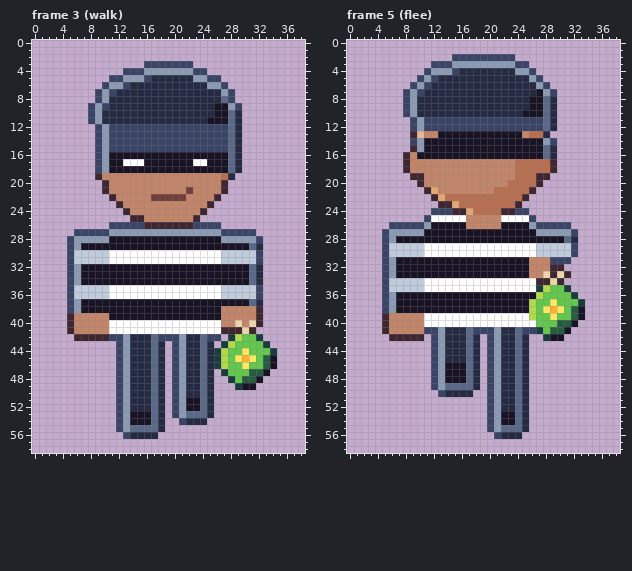
Edited in one commit: pixel-art file (art/depths/thief@81.aseprite). Above: the version before the commit.
39x59 pixels, 8 frames. Shown: frame 3 (walk), frame 5 (flee). The commit also changed other frames, which this record leaves out.
New version:
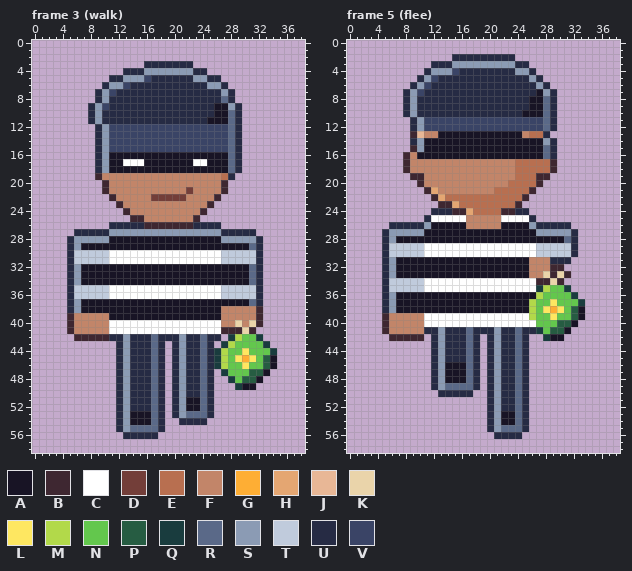
Palette (. is transparent): A #181425  B #3e2731  C #ffffff  D #733e39  E #b86f50  F #c28569  G #feae34  H #e4a672  J #e8b796  K #ead4aa  L #fee761  M #b2d94a  N #63c74d  P #265c42  Q #193c3e  R #5a6988  S #8b9bb4  T #c0cbdc  U #262b44  V #3a4466
Diff:
Frame 3 (walk):
y 3: x 16..22 VVVVVVV -> UUUUUUU
y 4: x 13..15 VVV -> UUU; x 23..24 VV -> UU
y 5: x 11..12 VV -> UU; x 25..26 VV -> UU
y 6: x 10 V -> U; x 27 V -> U
y 7..8: x 9 V -> U; x 28 V -> U
y 9: x 8 V -> U; x 29 V -> U
y 10..11: x 8 V -> U
y 12..18: x 9 V -> U
y 26: x 11..15 VVVVV -> UUUUU; x 23..26 VVVV -> UUUU
y 27: x 6..10 VVVVV -> UUUUU; x 27..31 VVVVV -> UUUUU
y 28: x 5 V -> U; x 32 V -> U
y 29: x 5 V -> U
y 30..31: x 5 V -> U; x 32 V -> U
y 32..34: x 5 V -> U
y 35..36: x 5 V -> U; x 32 V -> U
y 37..38: x 5 V -> U
y 42: x 11..12 VV -> UU; x 18..20 VVV -> UUU; x 25..26 VV -> UU
y 43..53: x 12 V -> U; x 20 V -> U
y 54: x 12 V -> U; x 21 V -> U
y 55: x 12 V -> U
y 56: x 13 V -> U
Frame 5 (flee):
y 2: x 15..23 VVVVVVVVV -> UUUUUUUUU
y 3: x 12..14 VVV -> UUU; x 24..25 VV -> UU
y 4: x 11 V -> U; x 26 V -> U
y 5: x 10 V -> U; x 27 V -> U
y 6: x 9 V -> U; x 28 V -> U
y 7: x 8 V -> U; x 29 V -> U
y 8..10: x 8 V -> U
y 11..12: x 9 V -> U
y 14: x 9 V -> U; x 29 V -> U
y 24: x 12..14 VVV -> UUU; x 24..25 VV -> UU
y 25: x 11 V -> U; x 26 V -> U
y 26: x 6..10 VVVVV -> UUUUU; x 27..31 VVVVV -> UUUUU
y 27: x 5 V -> U; x 32 V -> U
y 28: x 5 V -> U
y 29..30: x 5 V -> U; x 32 V -> U
y 31: x 5 V -> U; x 29..31 VVV -> UUU
y 32..38: x 5 V -> U
y 41: x 11..12 VV -> UU; x 18..20 VVV -> UUU; x 25..26 VV -> UU
y 42..49: x 12 V -> U; x 20 V -> U
y 50: x 13 V -> U; x 20 V -> U
y 51..55: x 20 V -> U
y 56: x 21 V -> U
